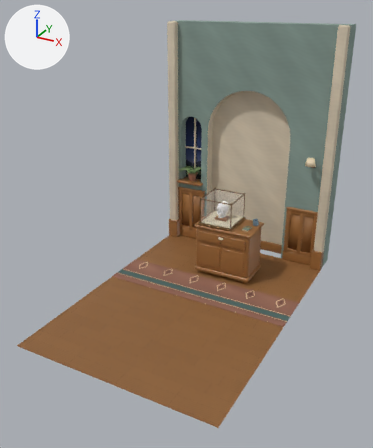
A saved change to the glTF model public/museum/museum.glb.
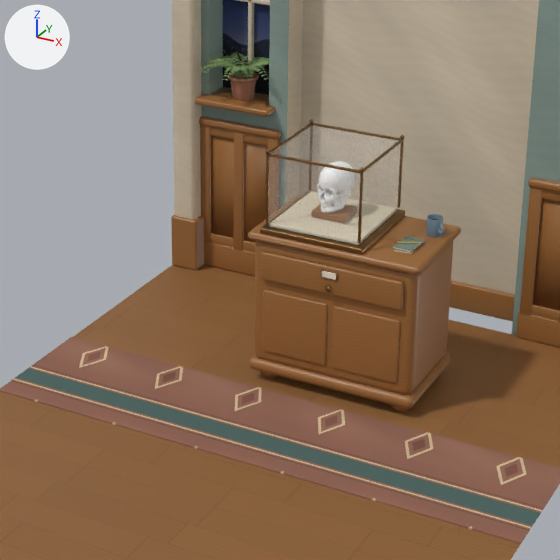
Old and new are each drawn whole from a 50 mm lens placed at (2.82, -5.99, 3.72), pointed at (0.02, -0.9, 1.17) and again close up on the part from 30% to 80% of the width and 33% to 74% of the height. The lights are fixed; the arrows at upper left show +X, +Y and +Z. The older version's two pictures come first. Where no turn or scale is listed for an object, it has been applied to the vertices.

The first close-up shows 'Cabinet', 'DrawerOak', 'Floor', 'Frame', 'Glass', 'Pilaster', 'PilasterBase', 'Rug', 'Trim', 'Wainscot', 'Wall', 'WindowGlass' and 20 more.
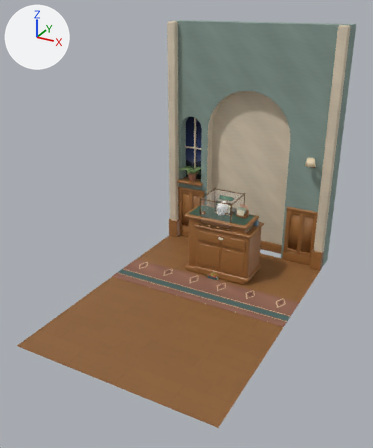
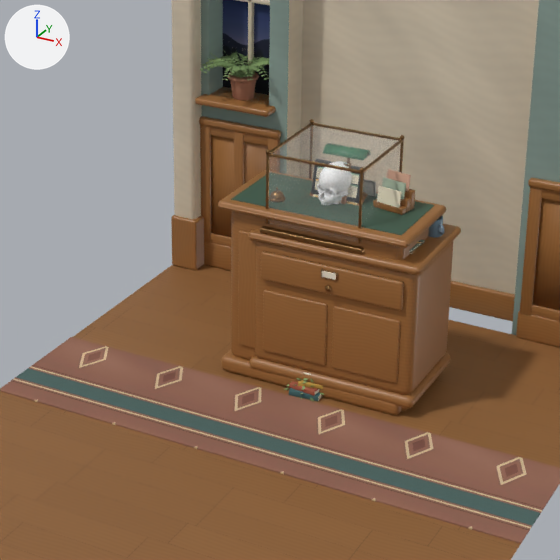
Changed parts and their boxes (x1, y1, x2, y2) in the close-ups (560 x 560 px):
'DeskOak', added (brown)
    after: (218, 170, 446, 415)
'DeskLeather', added
    after: (231, 175, 434, 235)
'Leaflets', added
    after: (381, 187, 402, 208)
'Leaflets.002', added
    after: (388, 170, 411, 191)
'Leaflets.001', added
    after: (385, 178, 406, 199)
'BookCover', added
    after: (289, 388, 320, 401)
'BookCover.001', added
    after: (289, 381, 318, 396)
'BrochureTier', added
    after: (381, 203, 406, 215)
'BrochureTier.002', added
    after: (405, 189, 415, 210)
'BookCover.002', added
    after: (298, 380, 323, 389)
'BrochureTier.001', added
    after: (400, 197, 411, 212)
'BookPages.001', added
    after: (315, 389, 319, 395)

Diff of the bpy script that builds the scene:
```diff
--- a/public/museum/museum.glb.py
+++ b/public/museum/museum.glb.py
@@ me_cube_164 @@
+me_cube_164.from_pydata([(-0.0607, 0.0014, -0.0366), (-0.0589, 0.0117, 0.0377), (-0.0593, 0.0092, -0.0377), (-0.0575, 0.0195, 0.0366), (0.0575, -0.0195, -0.0366), (0.0593, -0.0092, 0.0377), (0.0589, -0.0117, -0.0377), (0.0607, -0.0014, 0.0366)], [], [(0, 1, 3), (0, 3, 2), (2, 3, 7), (2, 7, 6), (6, 7, 5), (6, 5, 4), (4, 5, 1), (4, 1, 0), (2, 6, 4), (2, 4, 0), (7, 3, 1), (7, 1, 5)])
+me_cube_164.materials.append(mat_leafletrose)  # beige #d6a88f
@@ me_cube_163 @@
+me_cube_163.from_pydata([(-0.0607, 0.0014, -0.0366), (-0.0589, 0.0117, 0.0377), (-0.0593, 0.0092, -0.0377), (-0.0575, 0.0195, 0.0366), (0.0575, -0.0195, -0.0366), (0.0593, -0.0092, 0.0377), (0.0589, -0.0117, -0.0377), (0.0607, -0.0014, 0.0366)], [], [(0, 1, 3), (0, 3, 2), (2, 3, 7), (2, 7, 6), (6, 7, 5), (6, 5, 4), (4, 5, 1), (4, 1, 0), (2, 6, 4), (2, 4, 0), (7, 3, 1), (7, 1, 5)])
+me_cube_163.materials.append(mat_leafletsage)  # grey #a9b9a2
@@ me_cube_162 @@
+me_cube_162.from_pydata([(-0.0607, 0.0014, -0.0366), (-0.0589, 0.0117, 0.0377), (-0.0593, 0.0092, -0.0377), (-0.0575, 0.0195, 0.0366), (0.0575, -0.0195, -0.0366), (0.0593, -0.0092, 0.0377), (0.0589, -0.0117, -0.0377), (0.0607, -0.0014, 0.0366)], [], [(0, 1, 3), (0, 3, 2), (2, 3, 7), (2, 7, 6), (6, 7, 5), (6, 5, 4), (4, 5, 1), (4, 1, 0), (2, 6, 4), (2, 4, 0), (7, 3, 1), (7, 1, 5)])
+me_cube_162.materials.append(mat_leafletcream)  # beige #efe4c8
@@ me_cube_168 @@
+me_cube_168.from_pydata([(-0.078, -0.088, -0.008), (-0.078, -0.088, 0.008), (-0.058, 0.103, -0.008), (-0.058, 0.103, 0.008), (0.058, -0.103, -0.008), (0.058, -0.103, 0.008), (0.078, 0.088, -0.008), (0.078, 0.088, 0.008)], [], [(0, 1, 3), (0, 3, 2), (2, 3, 7), (2, 7, 6), (6, 7, 5), (6, 5, 4), (4, 5, 1), (4, 1, 0), (2, 6, 4), (2, 4, 0), (7, 3, 1), (7, 1, 5)])
+me_cube_168.materials.append(mat_paper)  # pale yellow #efe6d2
@@ me_cube_166 @@
+me_cube_166.from_pydata([(-0.066, -0.106, -0.011), (-0.066, -0.106, 0.011), (-0.08, 0.096, -0.011), (-0.08, 0.096, 0.011), (0.08, -0.096, -0.011), (0.08, -0.096, 0.011), (0.066, 0.106, -0.011), (0.066, 0.106, 0.011)], [], [(0, 1, 3), (0, 3, 2), (2, 3, 7), (2, 7, 6), (6, 7, 5), (6, 5, 4), (4, 5, 1), (4, 1, 0), (2, 6, 4), (2, 4, 0), (7, 3, 1), (7, 1, 5)])
+me_cube_166.materials.append(mat_paper)  # pale yellow #efe6d2
@@ ob_deskoak @@
+ob_deskoak = bpy.data.objects.new('DeskOak', me_cube_152)  # 1200 vertices, 2376 faces; spans x -0.48..0.48, y -0.24..0.24, z -0.04..0.86
+ob_deskoak.location = (0.0, 0.17, 0.04)
@@ ob_deskleather @@
+ob_deskleather = bpy.data.objects.new('DeskLeather', me_cube_158)  # 56 vertices, 108 faces; spans x -0.43..0.43, y -0.195..0.195, z -0.002..0.002; in mat_leather (dark green #3e5a4a)
+ob_deskleather.location = (0.0, 0.175, 0.901)
@@ ob_leaflets_002 @@
+ob_leaflets_002 = bpy.data.objects.new('Leaflets.002', me_cube_164)
+ob_leaflets_002.location = (0.28, 0.279, 1.03)
@@ ob_leaflets_001 @@
+ob_leaflets_001 = bpy.data.objects.new('Leaflets.001', me_cube_163)
+ob_leaflets_001.location = (0.274, 0.245, 1.0)
@@ ob_leaflets @@
+ob_leaflets = bpy.data.objects.new('Leaflets', me_cube_162)
+ob_leaflets.location = (0.268, 0.21, 0.97)
@@ ob_brochuretier_002 @@
+ob_brochuretier_002 = bpy.data.objects.new('BrochureTier.002', me_cube_161)  # 56 vertices, 108 faces; spans x -0.081..0.081, y -0.031..0.031, z -0.045..0.045
+ob_brochuretier_002.location = (0.282, 0.286, 0.948)
@@ ob_brochuretier_001 @@
+ob_brochuretier_001 = bpy.data.objects.new('BrochureTier.001', me_cube_160)  # 56 vertices, 108 faces; spans x -0.081..0.081, y -0.031..0.031, z -0.03..0.03
+ob_brochuretier_001.location = (0.276, 0.252, 0.933)
@@ ob_brochuretier @@
+ob_brochuretier = bpy.data.objects.new('BrochureTier', me_cube_159)  # 56 vertices, 108 faces; spans x -0.081..0.081, y -0.031..0.031, z -0.015..0.015
+ob_brochuretier.location = (0.27, 0.218, 0.918)
@@ ob_bookcover_002 @@
+ob_bookcover_002 = bpy.data.objects.new('BookCover.002', me_cube_169)  # 56 vertices, 108 faces; spans x -0.078..0.078, y -0.096..0.096, z -0.01..0.01; in mat_bookmustard (orange #c19a45)
+ob_bookcover_002.location = (0.008, 0.006, 0.06)
@@ ob_bookpages_001 @@
+ob_bookpages_001 = bpy.data.objects.new('BookPages.001', me_cube_168)
+ob_bookpages_001.location = (0.006, 0.003, 0.039)
@@ ob_bookcover_001 @@
+ob_bookcover_001 = bpy.data.objects.new('BookCover.001', me_cube_167)  # 56 vertices, 108 faces; spans x -0.08..0.08, y -0.107..0.107, z -0.011..0.011; in mat_bookterracotta (brown #a4573f)
+ob_bookcover_001.location = (0.004, 0.003, 0.039)
@@ ob_bookpages @@
+ob_bookpages = bpy.data.objects.new('BookPages', me_cube_166)
+ob_bookpages.location = (0.002, 0.0, 0.014)
@@ ob_bookcover @@
+ob_bookcover = bpy.data.objects.new('BookCover', me_cube_165)  # 56 vertices, 108 faces; spans x -0.082..0.082, y -0.11..0.11, z -0.014..0.014; in mat_bookteal (dark cyan #3f6466)
+ob_bookcover.location = (0.0, 0.0, 0.014)
```
